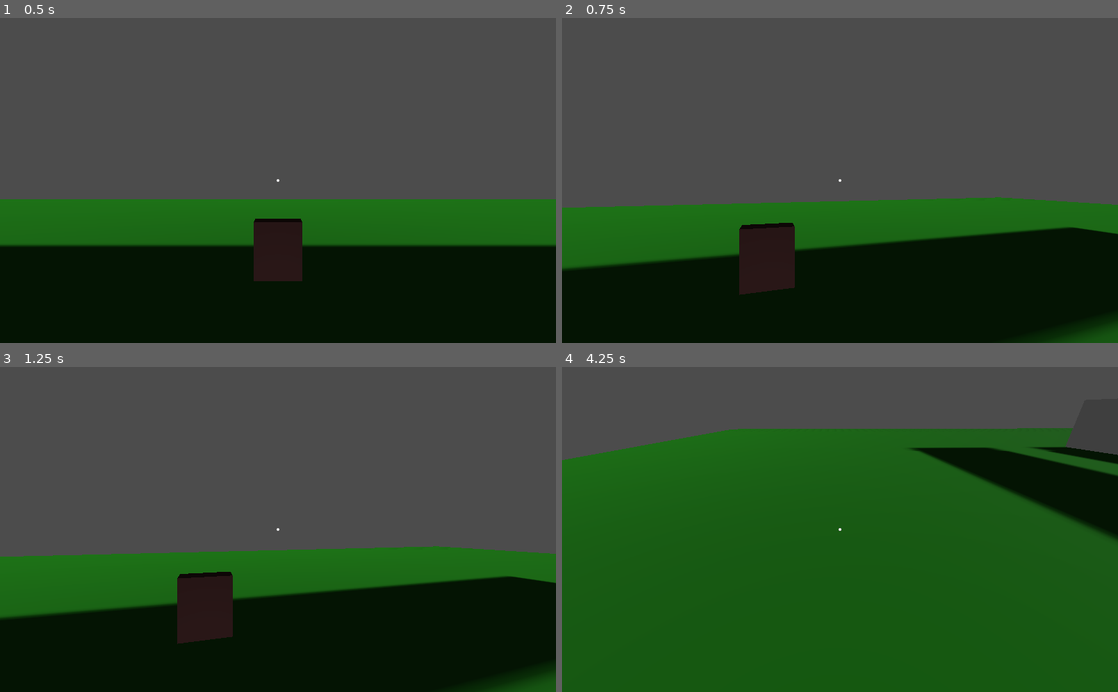
Above: before the commit, frames 1-4 (two rows, left to right).
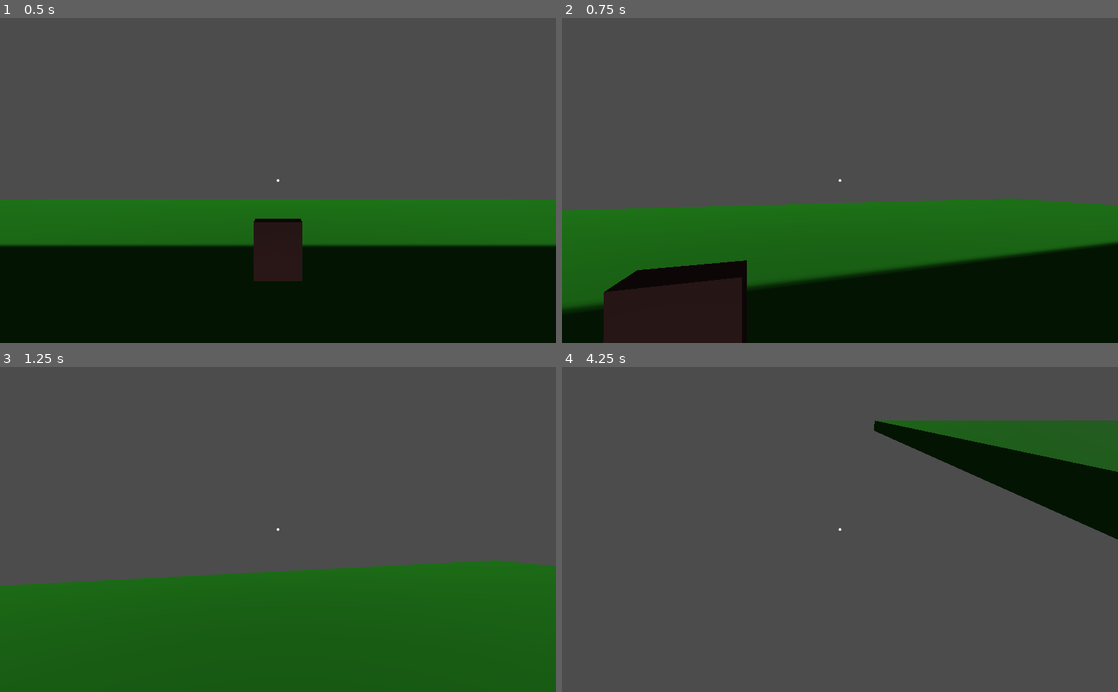
Above: after the commit, the same moments.

Repository: tehzwen/GameJam2019
Game: Godot game, scene res://TestLevel.tscn
The game is run twice, just before and just after one commit, with the same random seed, the same clock (stepped at 60 frames per second) and the same inputs.
Inputs (mouse positions are in pixels of both pictures, inside the frame that each line leads up to):
- Up to frame 1 (0.5 s): no input
- Up to frame 2 (0.75 s): tap Enter at 0.5 s; move the mouse to (867, 180) at 0.52 s; hold Up (ui_up) from 0.53 s (still down); hold Shift from 0.53 s (still down)
- Up to frame 3 (1.25 s): keep holding Up (ui_up); keep holding Shift; tap Space at 0.77 s
- Up to frame 4 (4.25 s): move the mouse to (812, 529) at 1.27 s; release Shift at 1.28 s; tap Shift at 1.35, 2.3, 3.05 s; tap Space at 1.52, 3.02, 3.77 s; move the mouse to (851, 523) at 2.02 s; hold E 2.03-2.78 s; move the mouse to (834, 536) at 2.77 s; tap Q at 2.85 s; move the mouse to (1006, 578) at 3.52 s; release Up (ui_up) at 3.53 s; hold Left (ui_left) from 3.53 s (still down); hold Shift from 3.53 s (still down)

Frame 1 is identical in both runs. In frame 2, 14% of the frame differs, in the area x 0-100%, y 55-100%; in frame 3, 37%; in frame 4, 75%, in the area x 0-100%, y 16-100%.

Commit message:
Add sprint cooldown

Diff:
--- a/Player.gd
+++ b/Player.gd
@@ -1,12 +1,15 @@
 extends KinematicBody
 
 export (int) var walkSpeed
+export (int) var sprintEnergy
 export (bool) var isInteracting
 
-var speed = walkSpeed
+var originalSprintEnergy
+var sprintThreshold
 var camAngle = 0
 var mouseSens = 0.3
-var runSpeed = walkSpeed * 2
+var speed
+var runSpeed
 var gravity = 9.8 * 3
 var raycast
 var lastInteracted = null
@@ -15,8 +18,19 @@
 var direction = Vector3()
 
 func _ready():
+	sprintThreshold = 0
+	speed = walkSpeed
+	runSpeed = walkSpeed * 3
 	raycast = $CameraController/Camera/RayCast
 	isInteracting = false
+	originalSprintEnergy = sprintEnergy
+
+
+func _process(delta):
+#	$"/root/global".lives -= 1
+#	print($"/root/global".lives)
+	#print(sprintEnergy)
+	pass
 
 func _physics_process(delta):
 	direction = Vector3()
@@ -46,10 +60,20 @@
 		velocity.y = 5
 
 	#handle sprinting
-	if (Input.is_key_pressed(KEY_SHIFT)):
+	if (Input.is_key_pressed(KEY_SHIFT) && sprintEnergy > sprintThreshold):
 		speed = runSpeed
+		sprintEnergy -= 1
+
+	elif (Input.is_key_pressed(KEY_SHIFT) && sprintEnergy <= sprintThreshold):
+		speed = walkSpeed
+
 	else:
 		speed = walkSpeed
+		if (sprintEnergy < originalSprintEnergy):
+			sprintEnergy += 1
+
+	print(sprintEnergy)
+
 
 	#perform raycast to see current target in sight
 	if (raycast.is_colliding()):
@@ -104,8 +128,6 @@
 			$CameraController/Camera.rotate_x(deg2rad(change))
 			camAngle += change
 
-
-
 func _on_Area_body_entered(body):
 	if (body.name == "Player"):
 		print("Trigger")
--- a/TestLevel.tscn
+++ b/TestLevel.tscn
@@ -114,7 +114,6 @@
 script = ExtResource( 3 )
 
 [node name="Popup" type="WindowDialog" parent="TestCube/MeshInstance"]
-visible = true
 margin_left = 241.585
 margin_top = 98.0
 margin_right = 763.585
@@ -133,7 +132,8 @@
 [node name="Player" parent="." instance=ExtResource( 4 )]
 transform = Transform( 1, 0, 0, 0, -4.37114e-08, -1, 0, 1, -4.37114e-08, 0, 3, 0 )
 script = ExtResource( 5 )
-walkSpeed = 300
+walkSpeed = 200
+sprintEnergy = 60
 
 [node name="CameraController" parent="Player" instance=ExtResource( 6 )]
 
@@ -153,6 +153,10 @@
 
 [node name="CollisionShape" type="CollisionShape" parent="LightTrigger"]
 shape = SubResource( 9 )
+
+[node name="TextureProgress" type="TextureProgress" parent="."]
+margin_right = 1024.0
+margin_bottom = 590.0
 [connection signal="focus_exited" from="TestCube/MeshInstance/Popup" to="Player" method="_on_Popup_focus_exited"]
 [connection signal="gui_input" from="TestCube/MeshInstance/Popup" to="Player" method="_on_Popup_gui_input"]
 [connection signal="modal_closed" from="TestCube/MeshInstance/Popup" to="Player" method="_on_Popup_modal_closed"]
--- /dev/null
+++ b/global.gd
@@ -0,0 +1,3 @@
+extends Node
+
+var lives = 10
--- a/project.godot
+++ b/project.godot
@@ -18,6 +18,10 @@
 config/name="GameJam"
 run/main_scene="res://TestLevel.tscn"
 config/icon="res://icon.png"
+
+[autoload]
+
+global="*res://global.gd"
 
 [input]
 
